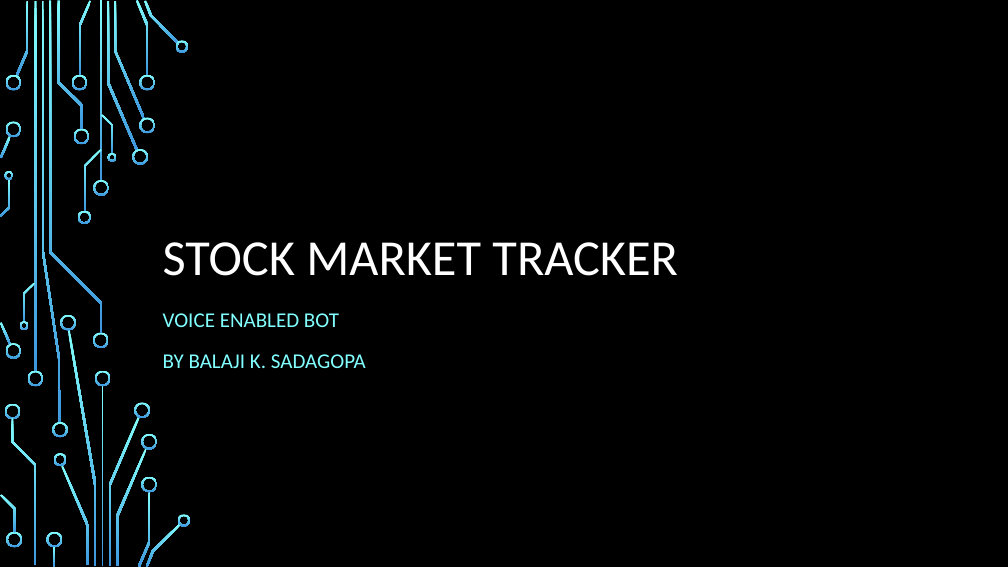
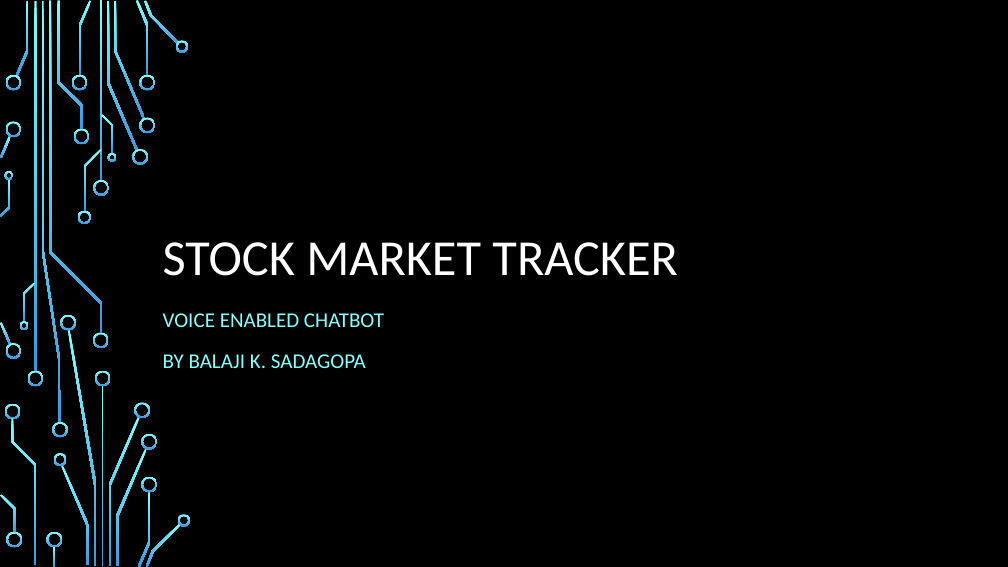
Before and after one commit to bsadagopa/StockMarketTracker, a slide deck: slide 1 of StockMarketTracker_1_0.pptx. Drawn at 1008x567 pixels with LibreOffice and Linux fonts; fonts in the diff are those of the drawing; background and template pictures are left out. Boxes give left, top, right and bottom in pixels: in the first picture for what was removed or moved away, otherwise in the second. Text is boxed around its words. In the diff, an @@ line names an element or a change of style, - is before the commit and + after.

Commit message:
presentation

```diff
--- a/StockMarketTracker_1_0.pptx
+++ b/StockMarketTracker_1_0.pptx
@@ subtitle at bbox=[163, 313, 384, 327]: text changed @@
-VOICE ENABLED BOT
+VOICE ENABLED CHATBOT
```
Also in this commit, not shown: 1 slide added.
